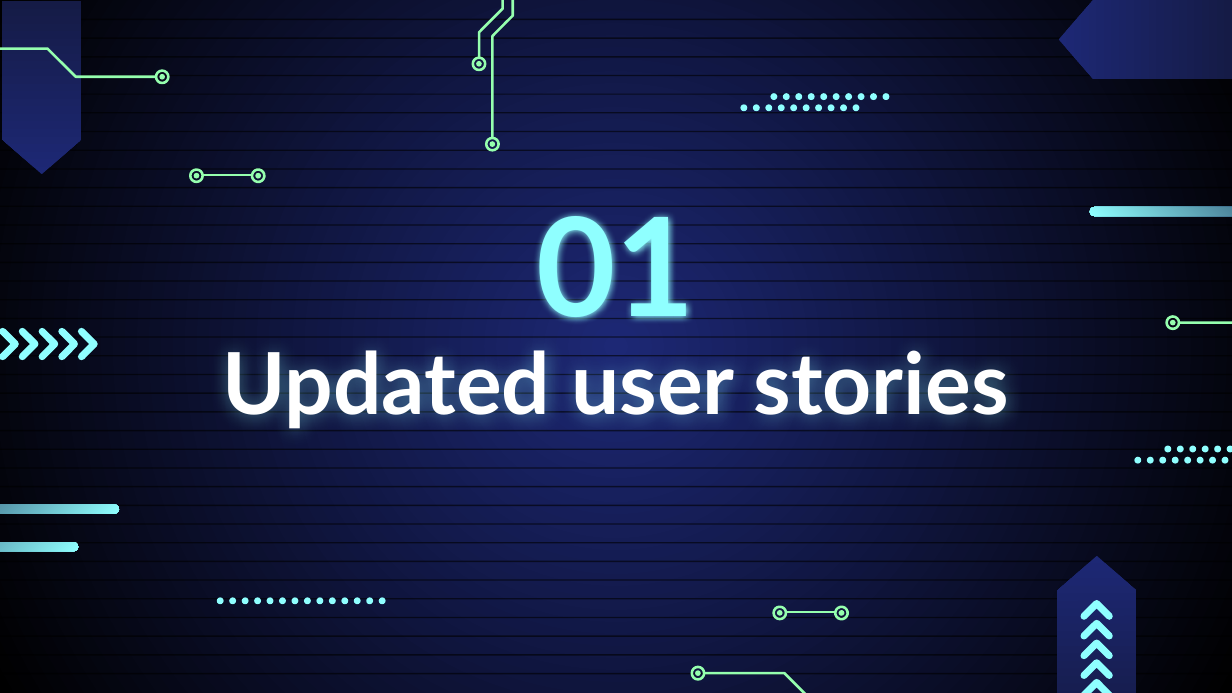
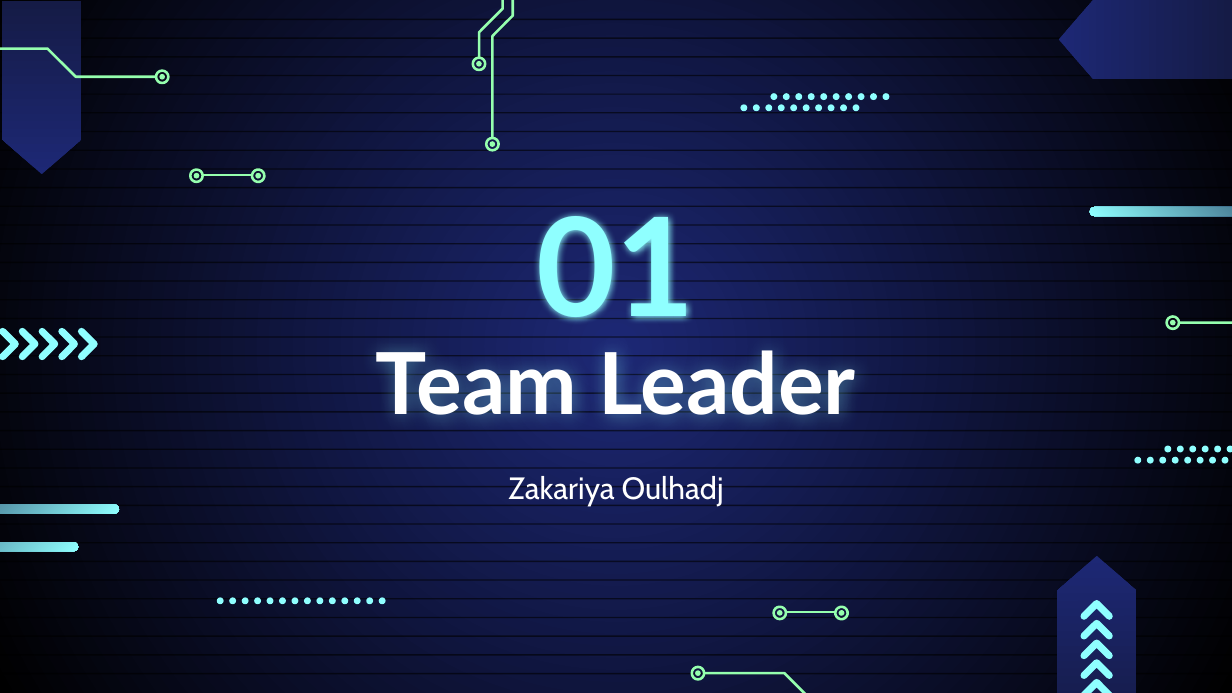
Before and after one commit to checkmate-group/coursework, a slide deck: slide 2 of documents/presentations/sprint_3_presentation.pptx (slide 5 before the commit). Drawn at 1232x693 pixels with LibreOffice and Linux fonts; fonts in the diff are those of the drawing. Boxes give left, top, right and bottom in pixels: in the first picture for what was removed or moved away, otherwise in the second. Text is boxed around its words. In the diff, an @@ line names an element or a change of style, - is before the commit and + after.

```diff
--- a/documents/presentations/sprint_3_presentation.pptx
+++ b/documents/presentations/sprint_3_presentation.pptx
@@ title at [376, 350, 855, 431]: text changed @@
-Updated user stories
+Team Leader
@@ subtitle added at [508, 476, 724, 505], 18 pt, text #FFFFFF @@
+Zakariya Oulhadj
```
Also in this commit, not shown: 6 slides added, 10 slides removed.
